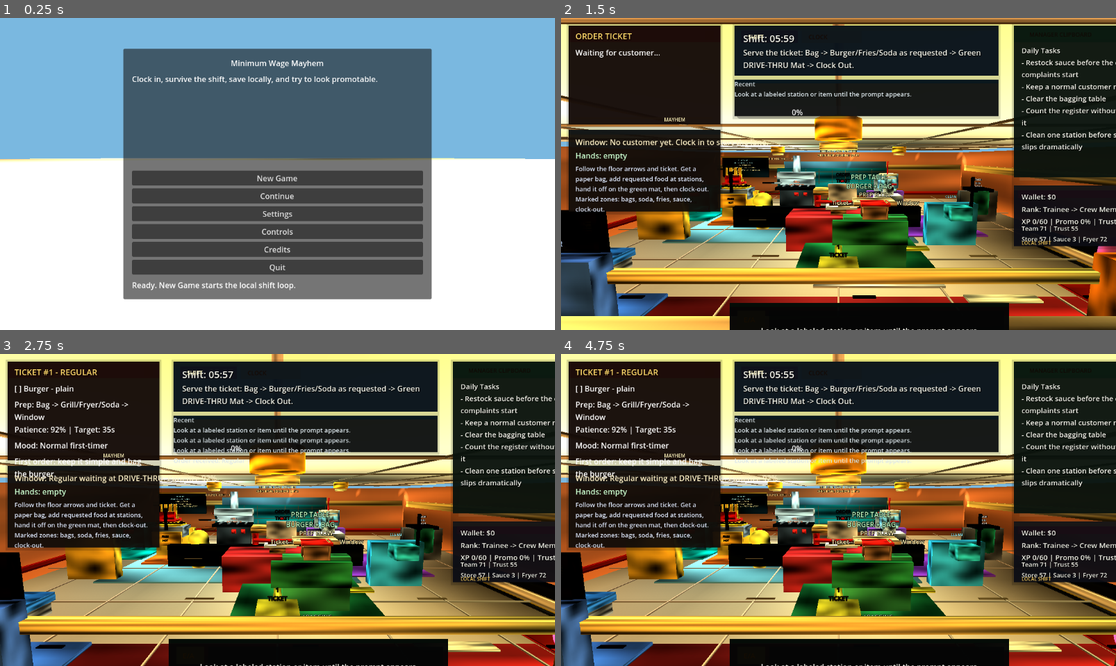
Above: before the commit, frames 1-4 (two rows, left to right).
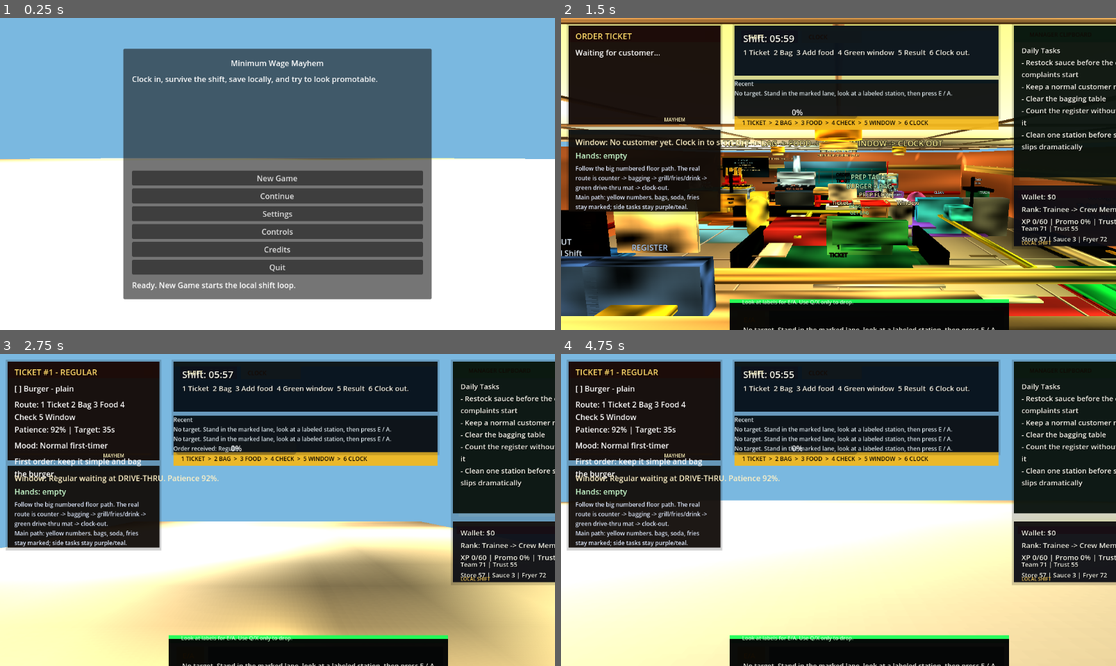
Above: after the commit, the same moments.

Repository: brogan101/minimum-wage-mayhem
Game: Godot game, scene res://scenes/world/Main.tscn
The game is run twice, just before and just after one commit, with the same random seed, the same clock (stepped at 60 frames per second) and the same inputs.
Inputs (mouse positions are in pixels of both pictures, inside the frame that each line leads up to):
- Up to frame 1 (0.25 s): no input
- Up to frame 2 (1.5 s): click "New Game" at 0.5 s; tap Enter (confirm) at 1.25 s; move the mouse to (866, 174) at 1.27 s; hold W (move_forward) from 1.28 s (still down); tap E (interact) at 1.35 s; click (866, 174) at 1.42 s
- Up to frame 3 (2.75 s): keep holding W (move_forward); tap Space (jump) at 1.52, 2.27 s; tap E (interact) at 2, 2.3 s; move the mouse to (249, 510) at 2.02 s; tap Enter (confirm) at 2.1 s
- Up to frame 4 (4.75 s): keep holding W (move_forward); tap E (interact) at 2.75, 2.85, 3.5, 3.8, 4.25, 4.55 s; move the mouse to (849, 503) at 2.77 s; move the mouse to (832, 516) at 3.52 s; tap M (open_manager_clipboard) at 3.6 s; click (832, 516) at 3.67 s; tap Space (jump) at 3.77, 4.52 s; move the mouse to (877, 513) at 4.27 s; tap O (open_order_screen) at 4.35 s

The runs differ from the first frame. In frame 2, 26% of the frame differs, in the area x 0-100%, y 10-100%; in frame 3, 57%; in frame 4, 58%, in the area x 0-100%, y 0-100%.

Commit message:
Phase 29 restaurant layout flow overhaul

Diff:
--- a/scripts/Main.gd
+++ b/scripts/Main.gd
@@ -139,9 +139,9 @@
 		var current_shift_number = int(shift_results_for_tasks.get("shift_number"))
 		daily.refresh_for_shift(current_shift_number)
 	if hud and hud.has_method("set_objective_status"):
-		hud.set_objective_status("Serve the ticket: Bag -> Burger/Fries/Soda as requested -> Green DRIVE-THRU Mat -> Clock Out.")
+		hud.set_objective_status("1 Ticket  2 Bag  3 Add food  4 Green window  5 Result  6 Clock out.")
 	if hud and hud.has_method("set_first_shift_guidance"):
-		hud.set_first_shift_guidance("Follow the floor arrows and ticket. Get a paper bag, add requested food at stations, hand it off on the green mat, then clock-out.")
+		hud.set_first_shift_guidance("Follow the big numbered floor path. The real route is counter -> bagging -> grill/fries/drink -> green drive-thru mat -> clock-out.")
 	var stat_manager = _autoload("StatManager")
 	var current_stats = {
 		"Energy": stat_manager.stats.get("Energy", 100.0) if stat_manager else 100.0,
@@ -387,6 +387,7 @@
 	_apply_phase24_career_and_material_polish(dressing)
 	_apply_phase27_restaurant_identity_upgrade(dressing)
 	_apply_phase28_major_graphics_upgrade(dressing)
+	_apply_phase29_restaurant_layout_flow_overhaul(dressing)
 
 func _set_world_environment():
 	var env_node = get_node_or_null("WorldEnvironment")
@@ -754,6 +755,114 @@
 		light.light_energy = 1.85
 		light.shadow_enabled = true
 		light.rotation_degrees = Vector3(-55.0, -38.0, 0.0)
+
+func _apply_phase29_restaurant_layout_flow_overhaul(dressing: Node):
+	var service_blue = _mat("Phase29 clear service blue", Color(0.12, 0.42, 0.88), 0.62)
+	var prep_green = _mat("Phase29 prep path green", Color(0.14, 0.78, 0.34), 0.58, Color(0.05, 0.35, 0.12, 1.0))
+	var hot_orange = _mat("Phase29 hot line orange", Color(1.0, 0.46, 0.08), 0.58, Color(0.45, 0.12, 0.02, 1.0))
+	var window_green = _mat("Phase29 handoff green", Color(0.08, 1.0, 0.34), 0.45, Color(0.06, 0.85, 0.18, 1.0))
+	var support_purple = _mat("Phase29 support purple", Color(0.52, 0.28, 0.86), 0.64)
+	var clock_teal = _mat("Phase29 clock teal", Color(0.02, 0.78, 0.76), 0.54, Color(0.0, 0.28, 0.26, 1.0))
+	var boundary = _mat("Phase29 low wall ink", Color(0.025, 0.03, 0.035), 0.84)
+	var tile = _mat("Phase29 walkable cream", Color(0.96, 0.84, 0.58), 0.78)
+	var arrow = _mat("Phase29 route arrow yellow", Color(1.0, 0.9, 0.12), 0.5, Color(0.8, 0.58, 0.03, 1.0))
+	var paper = _mat("Phase29 ticket paper", Color(1.0, 0.94, 0.72), 0.72)
+
+	_reposition_phase29_core_nodes()
+	_relabel_phase29_core_stations()
+
+	_add_zone_band(dressing, "Phase29FrontCounterZone", Vector3(2.35, 0.69, -3.15), Vector3(5.8, 0.055, 1.35), service_blue, "1 FRONT COUNTER / ORDER TICKET", Vector3(2.35, 0.9, -4.2), Color(0.78, 0.9, 1.0))
+	_add_zone_band(dressing, "Phase29PrepBaggingZone", Vector3(0.0, 0.7, -0.65), Vector3(3.2, 0.055, 1.55), prep_green, "2 BAGGING / ASSEMBLE", Vector3(0.0, 0.94, -1.62), Color(0.72, 1.0, 0.76))
+	_add_zone_band(dressing, "Phase29HotLineZone", Vector3(2.55, 0.71, 2.45), Vector3(4.15, 0.055, 1.7), hot_orange, "3 HOT LINE: BURGER + FRIES", Vector3(2.55, 0.96, 3.55), Color(1.0, 0.82, 0.45))
+	_add_zone_band(dressing, "Phase29DrinkSauceZone", Vector3(-1.75, 0.72, 1.95), Vector3(2.25, 0.055, 2.1), support_purple, "4 DRINKS / SAUCE", Vector3(-1.75, 0.98, 3.08), Color(0.92, 0.76, 1.0))
+	_add_zone_band(dressing, "Phase29DriveThruWindowZone", Vector3(-4.75, 0.73, -2.15), Vector3(2.05, 0.06, 2.0), window_green, "5 GREEN MAT HANDOFF", Vector3(-4.75, 1.0, -3.35), Color(0.72, 1.0, 0.72))
+	_add_zone_band(dressing, "Phase29ClockOutZone", Vector3(5.75, 0.74, 3.65), Vector3(1.9, 0.06, 1.7), clock_teal, "6 CLOCK OUT / RECAP", Vector3(5.75, 1.0, 4.75), Color(0.75, 1.0, 0.95))
+
+	_add_box(dressing, "Phase29FrontCounterLowWall", Vector3(2.35, 0.92, -3.9), Vector3(6.0, 0.65, 0.18), boundary, true)
+	_add_box(dressing, "Phase29KitchenBackRail", Vector3(2.1, 0.88, 3.68), Vector3(5.4, 0.58, 0.16), boundary, true)
+	_add_box(dressing, "Phase29PrepRailShortA", Vector3(-2.0, 0.78, -0.45), Vector3(0.16, 0.5, 1.4), boundary, true)
+	_add_box(dressing, "Phase29PrepRailShortB", Vector3(1.95, 0.78, -0.45), Vector3(0.16, 0.5, 1.4), boundary, true)
+	_add_box(dressing, "Phase29DriveThruLaneWall", Vector3(-5.95, 0.82, -2.15), Vector3(0.14, 0.55, 2.3), boundary, true)
+	_add_box(dressing, "Phase29ClockOutDoorFrame", Vector3(6.72, 1.38, 3.65), Vector3(0.16, 1.65, 1.95), boundary, false)
+
+	_add_box(dressing, "Phase29MainAisleWalkable", Vector3(0.55, 0.775, -2.1), Vector3(5.2, 0.035, 0.48), tile, false)
+	_add_box(dressing, "Phase29PrepToHotLineWalkable", Vector3(1.35, 0.785, 0.9), Vector3(0.55, 0.035, 3.5), tile, false)
+	_add_box(dressing, "Phase29PrepToWindowWalkable", Vector3(-2.65, 0.795, -1.45), Vector3(2.55, 0.035, 0.5), tile, false)
+	_add_box(dressing, "Phase29WindowToClockWalkable", Vector3(2.3, 0.805, 2.85), Vector3(6.9, 0.035, 0.44), tile, false)
+
+	_add_route_marker(dressing, "Phase29Step1TakeOrder", "1\nTICKET", Vector3(2.35, 0.98, -2.28), arrow, Color(0.08, 0.06, 0.02))
+	_add_route_marker(dressing, "Phase29Step2GetBag", "2\nBAG", Vector3(-0.45, 0.99, -0.55), prep_green, Color(0.02, 0.08, 0.03))
+	_add_route_marker(dressing, "Phase29Step3AddFood", "3\nFOOD", Vector3(2.55, 1.0, 2.48), hot_orange, Color(0.09, 0.035, 0.0))
+	_add_route_marker(dressing, "Phase29Step4FixTicket", "4\nCHECK", Vector3(-1.75, 1.01, 1.75), support_purple, Color(0.05, 0.02, 0.08))
+	_add_route_marker(dressing, "Phase29Step5Handoff", "5\nWINDOW", Vector3(-4.75, 1.02, -2.15), window_green, Color(0.02, 0.08, 0.03))
+	_add_route_marker(dressing, "Phase29Step6ClockOut", "6\nCLOCK", Vector3(5.75, 1.03, 3.65), clock_teal, Color(0.02, 0.07, 0.07))
+	_add_flow_arrow(dressing, "Phase29ArrowTicketToBag", Vector3(1.0, 0.94, -1.8), Vector3(2.4, 0.055, 0.16), arrow)
+	_add_flow_arrow(dressing, "Phase29ArrowBagToFood", Vector3(0.95, 0.95, 0.92), Vector3(0.16, 0.055, 2.45), arrow)
+	_add_flow_arrow(dressing, "Phase29ArrowFoodToCheck", Vector3(0.15, 0.96, 1.8), Vector3(3.2, 0.055, 0.16), arrow)
+	_add_flow_arrow(dressing, "Phase29ArrowCheckToWindow", Vector3(-3.2, 0.97, -0.1), Vector3(0.16, 0.055, 2.95), arrow)
+	_add_flow_arrow(dressing, "Phase29ArrowWindowToClock", Vector3(1.0, 0.98, 2.85), Vector3(5.9, 0.055, 0.16), arrow)
+
+	_add_label(dressing, "Phase29OverheadWorkflowSign", "SHIFT FLOW: TICKET -> BAG -> FOOD -> GREEN WINDOW -> CLOCK OUT", Vector3(0.55, 3.05, -1.1), Color(1.0, 0.95, 0.58), 24)
+	_add_label(dressing, "Phase29TicketBoard", "ACTIVE ORDER\nREAD HUD TICKET", Vector3(2.35, 2.18, -2.15), Color(0.05, 0.04, 0.02), 18)
+	_add_box(dressing, "Phase29TicketBoardPaper", Vector3(2.35, 1.92, -2.18), Vector3(1.05, 0.72, 0.04), paper, false)
+	_add_label(dressing, "Phase29WrongItemReminder", "Wrong item?\nTicket stays active.\nFix bag, retry.", Vector3(-3.6, 2.15, -2.1), Color(1.0, 0.9, 0.58), 16)
+	_add_label(dressing, "Phase29NoDeadPromptSign", "Look at a label until E/A appears.", Vector3(0.0, 2.25, -5.35), Color(0.9, 1.0, 1.0), 17)
+	_add_box(dressing, "Phase29WindowGlowRing", Vector3(-4.72, 0.9, -2.15), Vector3(1.35, 0.1, 1.18), window_green, false)
+	_ensure_demo_light("Phase29RouteReadabilityLight", Vector3(0.0, 3.6, -0.8), Color(1.0, 0.9, 0.55), 2.5)
+	_ensure_demo_light("Phase29WindowTargetLight", Vector3(-4.75, 2.9, -2.15), Color(0.58, 1.0, 0.58), 2.0)
+
+func _reposition_phase29_core_nodes():
+	_move_world_node("Player", Vector3(0.0, 2.0, -5.45), Vector3(0.0, 180.0, 0.0))
+	_move_world_node("RegisterStation", Vector3(2.35, 0.9, -2.3))
+	_move_world_node("RegisterCheckStation", Vector3(3.6, 0.9, -2.3))
+	_move_world_node("BaggingTableStation", Vector3(-0.45, 0.9, -0.55))
+	_move_world_node("TrainingCounter", Vector3(0.25, 0.6, 0.25))
+	_move_world_node("TrainingBurger", Vector3(0.25, 1.2, 0.25))
+	_move_world_node("GrillStation", Vector3(1.65, 0.9, 2.55))
+	_move_world_node("RawPatty", Vector3(2.15, 1.2, 2.55))
+	_move_world_node("FryerCheckStation", Vector3(3.35, 0.9, 2.55))
+	_move_world_node("DrinkFillStation", Vector3(-1.75, 0.9, 1.45))
+	_move_world_node("SauceStockStation", Vector3(-1.75, 0.9, 2.65))
+	_move_world_node("CleaningStation", Vector3(-3.2, 0.9, 1.45))
+	_move_world_node("TrashRunStation", Vector3(-4.65, 0.9, 1.45))
+	_move_world_node("RecoveryStation", Vector3(4.85, 0.9, 2.55))
+	_move_world_node("DriveThruStation", Vector3(-4.75, 0.9, -2.15))
+	_move_world_node("ClockOutStation", Vector3(5.75, 0.85, 3.65))
+	_move_world_node("CoworkerRiley", Vector3(2.7, 0.8, 1.7))
+	_move_world_node("CoworkerCasey", Vector3(4.35, 0.8, -1.55))
+	_move_world_node("CoworkerMorgan", Vector3(-2.95, 0.8, 2.55))
+
+func _relabel_phase29_core_stations():
+	_set_station_text("RegisterStation", "Read ticket / receive order")
+	_set_station_text("RegisterCheckStation", "Count register side task")
+	_set_station_text("BaggingTableStation", "Get bag / seal bag")
+	_set_station_text("GrillStation", "Add Burger to bag")
+	_set_station_text("FryerCheckStation", "Add Fries to bag")
+	_set_station_text("DrinkFillStation", "Add Soda to bag")
+	_set_station_text("SauceStockStation", "Restock sauce side task")
+	_set_station_text("CleaningStation", "Clean spill side task")
+	_set_station_text("TrashRunStation", "Take trash side task")
+	_set_station_text("RecoveryStation", "Fix fryer issue")
+	_set_station_text("DriveThruStation", "Deliver at green drive-thru mat")
+	_set_station_text("ClockOutStation", "Clock out / end shift")
+
+func _move_world_node(node_name: String, pos: Vector3, rotation: Vector3 = Vector3.ZERO):
+	var node = find_child(node_name, true, false)
+	if not node:
+		return
+	var spatial = node as Node3D
+	if spatial:
+		spatial.global_position = pos
+		if rotation != Vector3.ZERO:
+			spatial.rotation_degrees = rotation
+
+func _set_station_text(node_name: String, text: String):
+	var node = find_child(node_name, true, false)
+	if not node:
+		return
+	node.set("interact_text", text)
+	if node.get("station_label") != null:
+		node.set("station_label", text)
 
 func _add_zone_band(dressing: Node, node_name: String, pos: Vector3, size: Vector3, mat: Material, label_text: String, label_pos: Vector3, label_color: Color):
 	_add_box(dressing, node_name, pos, size, mat, false)
--- a/scripts/player/PlayerInteraction.gd
+++ b/scripts/player/PlayerInteraction.gd
@@ -31,7 +31,7 @@
 			if drop_pressed:
 				drop_item()
 			else:
-				_set_hud_feedback("Aim at a station to use " + _item_label(carried_item) + ", or press Q / X to drop.")
+				_set_hud_feedback("Aim " + _item_label(carried_item) + " at a labeled station. Green window delivers; Q / X drops.")
 		else:
 			attempt_interaction()
 	if Input.is_action_just_pressed("throw_item") and carried_item:
@@ -44,7 +44,7 @@
 
 func attempt_interaction():
 	if not raycast or not raycast.is_colliding():
-		_set_hud_feedback("Look at a labeled station or item until the prompt appears.")
+		_set_hud_feedback("No target. Stand in the marked lane, look at a labeled station, then press E / A.")
 		return
 	var collider = raycast.get_collider()
 	if _is_pickup_item(collider):
@@ -54,7 +54,7 @@
 		_log_event("player_interacted", 1.0, collider.name)
 		_play_audio_hook("interact")
 	else:
-		_set_hud_feedback("That is not usable yet. Try a labeled station.")
+		_set_hud_feedback("That is scenery. Use the numbered stations: ticket, bag, food, green window, clock.")
 
 func grab_item(item: RigidBody3D):
 	carried_item = item
@@ -110,7 +110,7 @@
 		_play_audio_hook("interact")
 		return true
 	if _is_pickup_item(target) and target != carried_item:
-		_set_hud_feedback("Use a labeled station first. Bag-combining is not part of this shift yet.")
+		_set_hud_feedback("Wrong target. Add food at grill/fries/drink or use the green drive-thru mat.")
 	return false
 
 func _autoload(name: String) -> Node:
--- a/scripts/ui/GameHUD.gd
+++ b/scripts/ui/GameHUD.gd
@@ -77,7 +77,7 @@
 		label.autowrap_mode = TextServer.AUTOWRAP_WORD_SMART
 		order_list.add_child(label)
 	var prep_label = Label.new()
-	prep_label.text = "Prep: Bag -> Grill/Fryer/Soda -> Window\nPatience: " + str(patience) + "% | Target: " + str(target_time) + "s"
+	prep_label.text = "Route: 1 Ticket 2 Bag 3 Food 4 Check 5 Window\nPatience: " + str(patience) + "% | Target: " + str(target_time) + "s"
 	prep_label.autowrap_mode = TextServer.AUTOWRAP_WORD_SMART
 	order_list.add_child(prep_label)
 	var moment: Dictionary = order_data.get("customer_moment", {})
@@ -159,13 +159,13 @@
 
 func set_first_shift_guidance(text: String):
 	if guidance_label:
-		guidance_label.text = text + "\nMarked zones: bags, soda, fries, sauce, clock-out."
+		guidance_label.text = text + "\nMain path: yellow numbers. bags, soda, fries stay marked; side tasks stay purple/teal."
 
 func add_event_feed_line(text: String):
 	if text.is_empty() or not event_feed_label:
 		return
 	event_feed.append(text)
-	while event_feed.size() > 4:
+	while event_feed.size() > 3:
 		event_feed.pop_front()
 	event_feed_label.text = "Recent\n" + "\n".join(event_feed)
 
@@ -306,6 +306,7 @@
 			label.add_theme_constant_override("shadow_offset_y", 1)
 	_apply_phase27_hud_polish(control)
 	_apply_phase28_graphics_hud_support(control)
+	_apply_phase29_flow_hud_cleanup(control)
 
 func _apply_phase27_hud_polish(control: Control):
 	_add_panel(control, "Phase27OrderTicketPaper", Vector2(23, 54), Vector2(296, 158), Color(1.0, 0.91, 0.68, 0.12))
@@ -349,6 +350,20 @@
 	if interaction_prompt_label:
 		interaction_prompt_label.add_theme_color_override("font_color", Color(1.0, 0.96, 0.74))
 
+func _apply_phase29_flow_hud_cleanup(control: Control):
+	_add_panel(control, "Phase29FlowRibbon", Vector2(360, 204), Vector2(548, 28), Color(0.95, 0.72, 0.12, 0.94))
+	_add_panel(control, "Phase29PromptConfidenceBar", Vector2(350, 584), Vector2(580, 8), Color(0.08, 1.0, 0.34, 0.92))
+	_ensure_label(control, "Phase29FlowRibbonText", Vector2(376, 209), Vector2(516, 18), "1 TICKET  >  2 BAG  >  3 FOOD  >  4 CHECK  >  5 WINDOW  >  6 CLOCK", 12, Color(0.06, 0.035, 0.0))
+	_ensure_label(control, "Phase29PromptHintLabel", Vector2(376, 582), Vector2(532, 18), "Look at labels for E/A. Use Q/X only to drop.", 11, Color(0.8, 1.0, 0.82))
+	if objective_label:
+		objective_label.add_theme_font_size_override("font_size", 15)
+	if station_feedback_label:
+		station_feedback_label.add_theme_font_size_override("font_size", 14)
+	if event_feed_label:
+		event_feed_label.add_theme_font_size_override("font_size", 12)
+	if guidance_label:
+		guidance_label.add_theme_font_size_override("font_size", 12)
+
 func _add_panel(parent: Control, panel_name: String, pos: Vector2, size: Vector2, color: Color):
 	if parent.get_node_or_null(panel_name):
 		return
--- /dev/null
+++ b/tools/phase29_layout_flow_overhaul_check.gd
@@ -0,0 +1,147 @@
+extends SceneTree
+
+func _initialize():
+	call_deferred("_run_check")
+
+func _run_check():
+	var main_scene = load("res://scenes/world/Main.tscn")
+	_assert(main_scene != null, "Main scene loads")
+	var main = main_scene.instantiate()
+	root.add_child(main)
+	await process_frame
+	await process_frame
+
+	main.start_new_game()
+	await process_frame
+	await create_timer(2.6, true).timeout
+
+	var dressing = root.find_child("Phase17DemoDressing", true, false)
+	var player = root.find_child("Player", true, false)
+	var interaction = player.get_node_or_null("InteractionHandler") if player else null
+	var hud = root.find_child("GameHUD", true, false)
+	var order_manager = root.get_node_or_null("OrderManager")
+	var drive_thru = root.find_child("DriveThruStation", true, false)
+	var bagging = root.find_child("BaggingTableStation", true, false)
+	var grill = root.find_child("GrillStation", true, false)
+	var fryer = root.find_child("FryerCheckStation", true, false)
+	var drink = root.find_child("DrinkFillStation", true, false)
+	var clock_out = root.find_child("ClockOutStation", true, false)
+
+	_assert(dressing != null, "Restaurant dressing root exists")
+	_assert(player != null and interaction != null, "Player and interaction handler exist")
+	_assert(hud != null and order_manager != null, "HUD and order manager exist")
+	_assert(drive_thru != null and bagging != null and grill != null and fryer != null and drink != null and clock_out != null, "All required first-shift stations exist")
+
+	for node_name in [
+		"Phase29FrontCounterZone",
+		"Phase29PrepBaggingZone",
+		"Phase29HotLineZone",
+		"Phase29DrinkSauceZone",
+		"Phase29DriveThruWindowZone",
+		"Phase29ClockOutZone",
+		"Phase29MainAisleWalkable",
+		"Phase29PrepToHotLineWalkable",
+		"Phase29PrepToWindowWalkable",
+		"Phase29WindowToClockWalkable",
+		"Phase29Step1TakeOrder",
+		"Phase29Step2GetBag",
+		"Phase29Step3AddFood",
+		"Phase29Step4FixTicket",
+		"Phase29Step5Handoff",
+		"Phase29Step6ClockOut",
+		"Phase29OverheadWorkflowSign",
+		"Phase29WrongItemReminder",
+		"Phase29WindowGlowRing",
+	]:
+		_assert(dressing.get_node_or_null(node_name) != null, "Phase 29 layout node exists: " + node_name)
+
+	for node_name in [
+		"Phase29RouteReadabilityLight",
+		"Phase29WindowTargetLight",
+	]:
+		_assert(root.find_child(node_name, true, false) != null, "Phase 29 readability light exists: " + node_name)
+
+	_assert(_near_xz(player, Vector3(0.0, 0.0, -5.45), 0.25), "Player starts facing the organized route")
+	_assert(_near(bagging, Vector3(-0.45, 0.9, -0.55), 0.2), "Bagging station is on step 2")
+	_assert(_near(grill, Vector3(1.65, 0.9, 2.55), 0.2), "Grill station is on hot line")
+	_assert(_near(fryer, Vector3(3.35, 0.9, 2.55), 0.2), "Fryer station is on hot line")
+	_assert(_near(drink, Vector3(-1.75, 0.9, 1.45), 0.2), "Drink station is next to bagging route")
+	_assert(_near(drive_thru, Vector3(-4.75, 0.9, -2.15), 0.2), "Drive-thru handoff is on green mat")
+	_assert(_near(clock_out, Vector3(5.75, 0.85, 3.65), 0.3), "Clock-out is a distinct endpoint")
+
+	_assert(_path_distance(bagging, grill) < 4.0, "Bagging and hot line are close enough to read as one workflow")
+	_assert(_path_distance(bagging, drive_thru) < 5.0, "Bagging and drive-thru are reachable without a maze")
+	_assert(_path_distance(drive_thru, clock_out) < 12.75, "Window-to-clock route remains reachable")
+
+	_assert(str(bagging.get("station_label")).contains("Get bag"), "Bagging station has player-facing label")
+	_assert(str(grill.get("interact_text")).contains("Burger"), "Grill prompt explains Burger")
+	_assert(str(fryer.get("station_label")).contains("Fries"), "Fryer prompt explains Fries")
+	_assert(str(drink.get("interact_text")).contains("Soda"), "Drink prompt explains Soda")
+	_assert(str(drive_thru.get("interact_text")).contains("green"), "Drive-thru prompt points to green mat")
+	_assert(str(clock_out.get("interact_text")).contains("Clock out"), "Clock-out prompt explains shift end")
+	_assert(hud.objective_label.text.contains("1 Ticket") and hud.objective_label.text.contains("6 Clock"), "HUD objective shows step-by-step route")
+	_assert(hud.get_node_or_null("Control/Phase29FlowRibbon") != null, "Phase 29 HUD flow ribbon exists")
+	_assert(hud.get_node_or_null("Control/Phase29PromptHintLabel") != null, "Phase 29 HUD prompt hint exists")
+	_assert(hud.guidance_label.text.contains("yellow numbers"), "HUD guidance points to floor numbers")
+
+	order_manager.generate_new_order("Lunch Driver")
+	await process_frame
+	bagging.interact(player)
+	await process_frame
+	var bag = interaction.get("carried_item")
+	_assert(_is_bag(bag), "Bagging creates a carried order bag")
+	grill.interact(player)
+	await process_frame
+	_assert(bag.contained_items.has("Burger"), "Grill adds Burger in the organized layout")
+	drive_thru.interact(player)
+	await process_frame
+	await create_timer(0.25, true).timeout
+	_assert(not order_manager.current_order.is_empty(), "Wrong/incomplete handoff keeps the active customer")
+	_assert(hud.station_feedback_label.text.contains("Missing Fries"), "Wrong handoff explains missing item")
+	fryer.interact(player)
+	await process_frame
+	_assert(bag.contained_items.has("Fries"), "Fryer fixes the missing item")
+	drive_thru.interact(player)
+	await process_frame
+	await create_timer(0.35, true).timeout
+	_assert(order_manager.orders_completed >= 1, "Corrected bag completes at green handoff")
+	_assert(interaction.get("carried_item") == null, "Successful handoff clears carried item")
+
+	var story = FileAccess.open("res://data/mischief/restaurant_story_events.json", FileAccess.READ)
+	_assert(story != null, "Restaurant story-event catalog exists")
+	var data = JSON.parse_string(story.get_as_text())
+	_assert(typeof(data) == TYPE_DICTIONARY and data.get("events", []).size() == 180, "Restaurant story event count remains 180")
+
+	print("[PASS] Phase 29 restaurant layout flow overhaul check passed")
+	main.queue_free()
+	await process_frame
+	quit(0)
+
+func _near(node: Node, pos: Vector3, tolerance: float) -> bool:
+	var spatial = node as Node3D
+	return spatial != null and spatial.global_position.distance_to(pos) <= tolerance
+
+func _near_xz(node: Node, pos: Vector3, tolerance: float) -> bool:
+	var spatial = node as Node3D
+	if not spatial:
+		return false
+	var actual = Vector2(spatial.global_position.x, spatial.global_position.z)
+	var expected = Vector2(pos.x, pos.z)
+	return actual.distance_to(expected) <= tolerance
+
+func _path_distance(a: Node, b: Node) -> float:
+	var spatial_a = a as Node3D
+	var spatial_b = b as Node3D
+	if not spatial_a or not spatial_b:
+		return 999.0
+	return spatial_a.global_position.distance_to(spatial_b.global_position)
+
+func _is_bag(item: Object) -> bool:
+	return item != null and item.get("contained_items") != null and item.has_method("add_item")
+
+func _assert(condition: bool, message: String):
+	if condition:
+		print("[PASS] " + message)
+	else:
+		push_error("[FAIL] " + message)
+		quit(1)
Not shown, changed: IMPLEMENTATION_STATUS.md
Not shown, changed: KNOWN_ISSUES.md
Not shown, added: PHASE_29_RESTAURANT_LAYOUT_AND_FLOW_OVERHAUL_REPORT.md
Not shown, changed: PHASE_LOG.md
Not shown, changed: PROJECT_SOURCE_OF_TRUTH.md
Not shown, changed: SOLO_SHIFT_ACCEPTANCE_TEST.md
Not shown, changed: VALIDATION_REPORT.md
